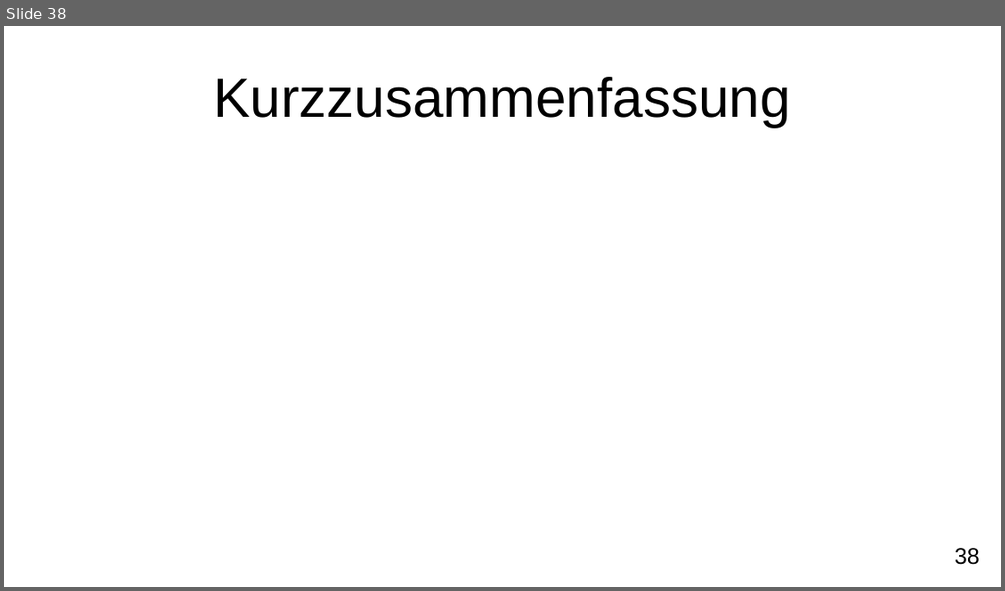
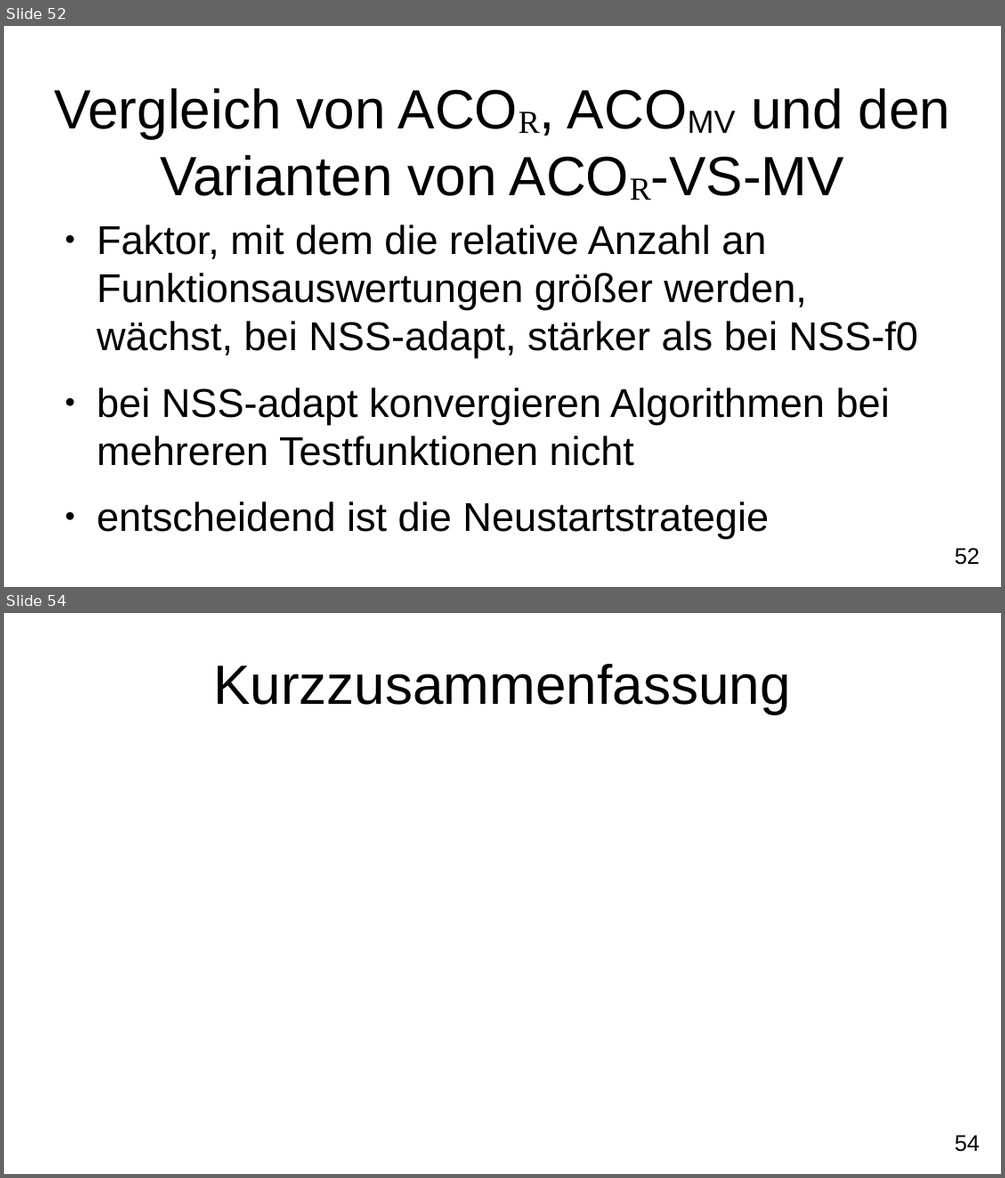
Before and after one commit to FXJackAll/Masterarbeit_Code, a slide deck: Masterarbeit_Verteidigung/Masterarbeit_Verteidigung.odp. Shown one above the other, each under a label of ours: slide 38 before the commit, slides 52 and 54 after it; the slides between them are not shown. The pictures are 1005x591 and 1005x1178 pixels, drawn with LibreOffice and Linux fonts; fonts in the diff are those of the drawing; background and template pictures are left out. Boxes give left, top, right and bottom in pixels: in the first picture for what was removed or moved away, otherwise in the second. Text is boxed around its words. In the diff, an @@ line names an element or a change of style, - is before the commit and + after.

```diff
--- a/Masterarbeit_Verteidigung/Masterarbeit_Verteidigung.odp
+++ b/Masterarbeit_Verteidigung/Masterarbeit_Verteidigung.odp
@@ slide 52 added at bbox=[4, 26, 1001, 587], background #FFFFFF; not listed: 1 template element that a slide beside it also shows @@
@@ title added at bbox=[54, 88, 951, 196], 44 pt, text #000000 @@
+Vergleich von ACOR, ACOMV und den Varianten von ACOR-VS-MV
@@ text added at bbox=[97, 224, 918, 539], 32 pt, text #000000 @@
+● Faktor, mit dem die relative Anzahl an Funktionsauswertungen größer werden, wächst, bei NSS-adapt, stärker als bei NSS-f0
+● bei NSS-adapt konvergieren Algorithmen bei mehreren Testfunktionen nicht
+● entscheidend ist die Neustartstrategie
@@ what was slide 38 is now slide 54 @@
@@ page number at bbox=[955, 1135, 979, 1151]: text changed @@
-38
+54
```
Also in this commit, not shown: 2 slides changed, 15 other slides added, 9 other files.
